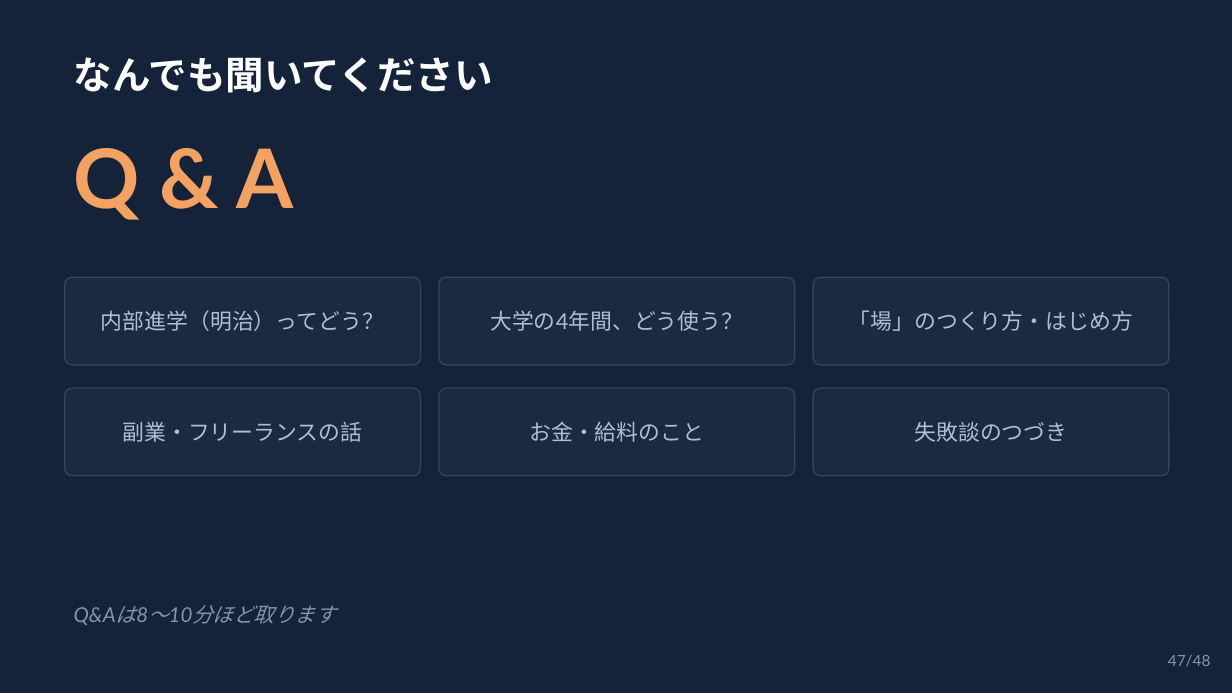
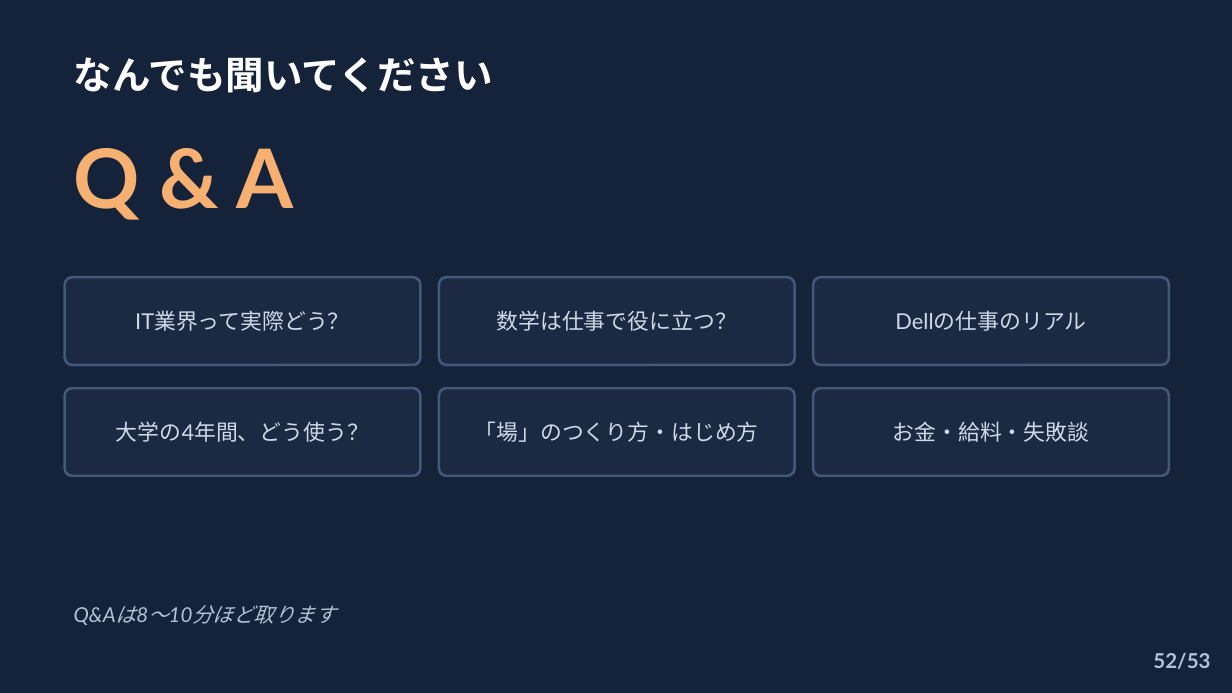
Before and after one commit to syukugennmathto/claude-daily-routines, a slide deck: slide 52 of build/career_talk_setagaya.pptx (slide 47 before the commit). Drawn at 1232x693 pixels with LibreOffice and Linux fonts; fonts in the diff are those of the drawing. Boxes give left, top, right and bottom in pixels: in the first picture for what was removed or moved away, otherwise in the second. Text is boxed around its words. In the diff, an @@ line names an element or a change of style, - is before the commit and + after.

```diff
--- a/build/career_talk_setagaya.pptx
+++ b/build/career_talk_setagaya.pptx
@@ text "Q & A" at (x1=74, y1=148, x2=294, y2=220): text colour #F4A261 to #F6B071 @@
@@ text at (x1=135, y1=310, x2=350, y2=331): text changed; text colour #AEBED4 to #CFDAE8 @@
-内部進学（明治）ってどう？
+IT業界って実際どう？
@@ text at (x1=497, y1=310, x2=737, y2=331): text changed; text colour #AEBED4 to #CFDAE8 @@
-大学の4年間、どう使う？
+数学は仕事で役に立つ？
@@ text at (x1=895, y1=310, x2=1086, y2=331): text changed; text colour #AEBED4 to #CFDAE8 @@
-「場」のつくり方・はじめ方
+Dellの仕事のリアル
@@ outline #33455F 1 pt to #44597A 2 pt in 6 elements at (x1=65, y1=277, x2=421, y2=365), (x1=439, y1=277, x2=795, y2=365), (x1=813, y1=277, x2=1169, y2=365), (x1=65, y1=388, x2=421, y2=476), (x1=439, y1=388, x2=795, y2=476), (x1=813, y1=388, x2=1169, y2=476) @@
@@ text at (x1=116, y1=421, x2=369, y2=442): text changed; text colour #AEBED4 to #CFDAE8 @@
-副業・フリーランスの話
+大学の4年間、どう使う？
@@ text at (x1=475, y1=421, x2=759, y2=442): text changed; text colour #AEBED4 to #CFDAE8 @@
-お金・給料のこと
+「場」のつくり方・はじめ方
@@ text at (x1=893, y1=421, x2=1090, y2=442): text changed; text colour #AEBED4 to #CFDAE8 @@
-失敗談のつづき
+お金・給料・失敗談
@@ text "Q&Aは8〜10分ほど取ります" at (x1=74, y1=607, x2=169, y2=625): text colour #8294AE to #B4C2D6 @@
@@ text at (x1=1153, y1=653, x2=1210, y2=669): text changed; size 12 to 16 pt; text colour #8294AE to #B4C2D6; bold on @@
-47/48
+52/53
```
Also in this commit, not shown: 47 other slides changed, 5 slides added, 3 other files.
